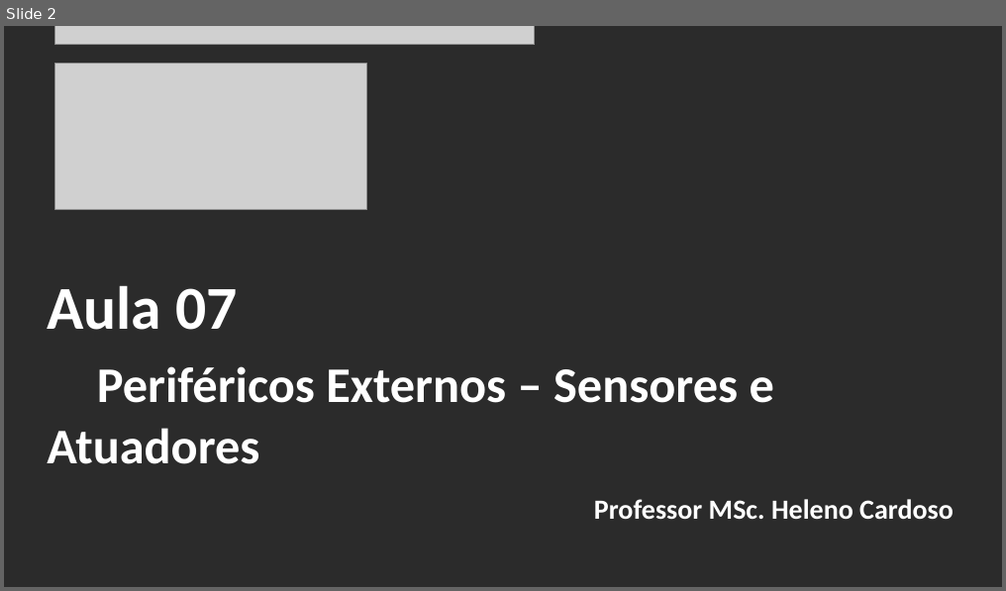
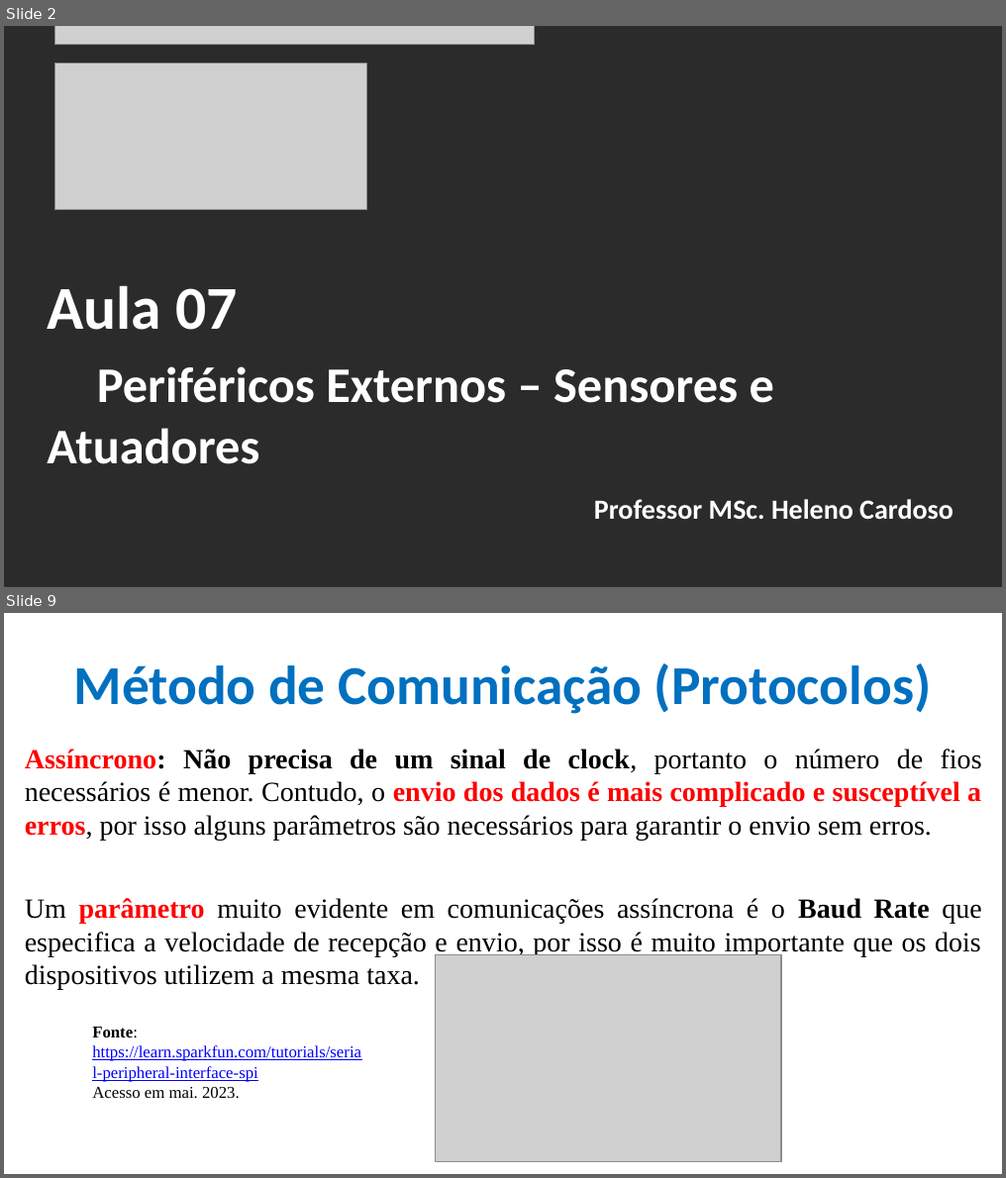
Before and after one commit to CloudEducationBrazil/WydenArea1ProgramacaoMicrocontroladores, a slide deck: 01 Classes/Aula 07 - Programação Microcontroladores - Periféricos Externos- Protocolos Sensores e Atuadores.pptx. Shown one above the other, each under a label of ours: slide 2 before the commit, slides 2 and 9 after it; the slides between them are not shown. The pictures are 1006x591 and 1006x1178 pixels, drawn with LibreOffice and Linux fonts; fonts in the diff are those of the drawing; grey boxes stand for pictures; background and template pictures are left out; a plain dark background stands for a picture behind light text. Boxes give left, top, right and bottom in pixels: in the first picture for what was removed or moved away, otherwise in the second. Text is boxed around its words. In the diff, an @@ line names an element or a change of style, - is before the commit and + after.

```diff
--- a/01 Classes/Aula 07 - Programação Microcontroladores - Periféricos Externos- Protocolos Sensores e Atuadores.pptx
+++ b/01 Classes/Aula 07 - Programação Microcontroladores - Periféricos Externos- Protocolos Sensores e Atuadores.pptx
@@ slide 9 added at [4,613,1002,1174], background picture (left out) @@
@@ title added at [74,663,931,714], 39.6 pt, text #0070C0, bold @@
+Método de Comunicação (Protocolos)
@@ text added at [25,749,982,990], 20 pt, text #000000 @@
+Assíncrono: Não precisa de um sinal de clock, portanto o número de fios necessários é menor. Contudo, o envio dos dados é mais complicado e susceptível a erros, por isso alguns parâmetros são necessários para garantir o envio sem erros.
+Um parâmetro muito evidente em comunicações assíncrona é o Baud Rate que especifica a velocidade de recepção e envio, por isso é muito importante que os dois dispositivos utilizem a mesma taxa.
@@ picture added at [435,956,781,1162] @@
@@ text added at [92,1027,361,1099], 12 pt, text #0000FF, underline @@
+Fonte: https://learn.sparkfun.com/tutorials/serial-peripheral-interface-spi
+Acesso em mai. 2023.
```
Also in this commit, not shown: 6 slides changed, 33 other slides added, 5 other files.
